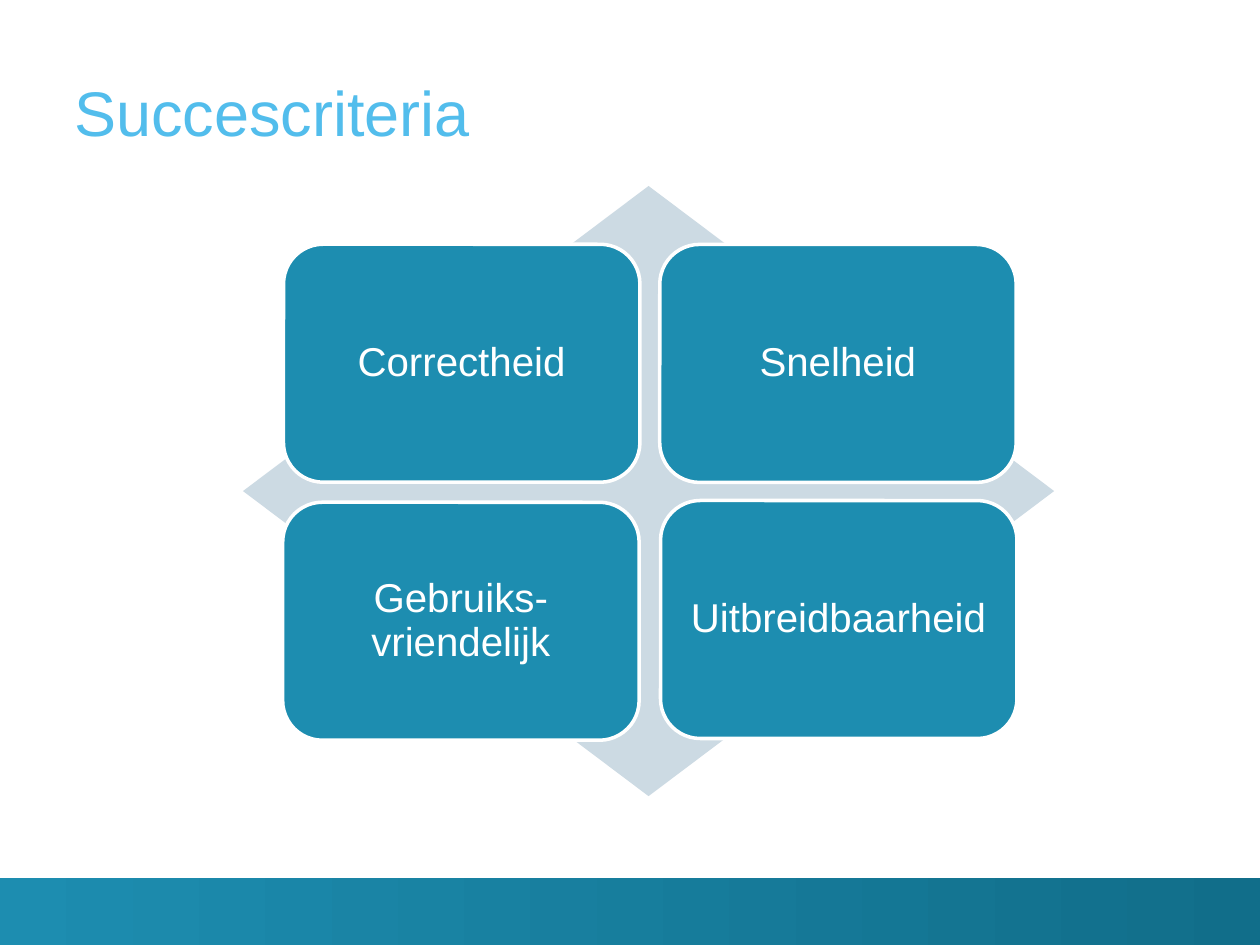
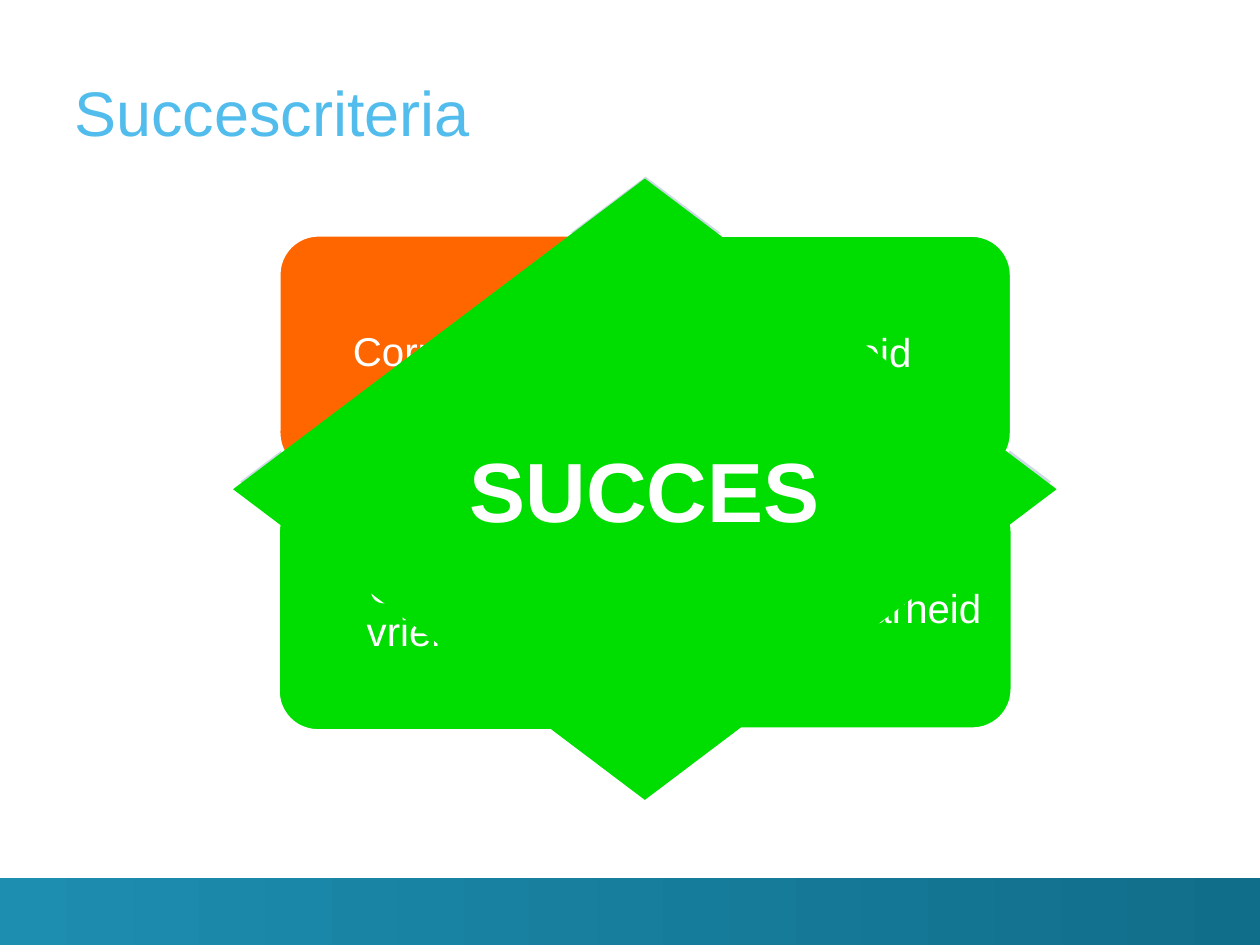
Before and after one commit to TomDeGroote/Bachelorproef, a slide deck: slide 20 of Paper/Finale Presentatie/presentatie.pptx (slide 11 before the commit). Drawn at 1260x945 pixels with LibreOffice and Linux fonts; fonts in the diff are those of the drawing; background and template pictures are left out. Boxes give left, top, right and bottom in pixels: in the first picture for what was removed or moved away, otherwise in the second. Text is boxed around its words. In the diff, an @@ line names an element or a change of style, - is before the commit and + after.

```diff
--- a/Paper/Finale Presentatie/presentatie.pptx
+++ b/Paper/Finale Presentatie/presentatie.pptx
@@ diamond added at (233,179,1057,800), fill #00DD00, 48 pt, text #FFFFFF, bold @@
+SUCCES
@@ diamond: place and size @@
-diamond at (243,186,1055,796)
+diamond at (241,176,1052,786)
@@ 4 texts, 4 rounded rectangles: place and size @@
-4 texts, 4 rounded rectangles at (282,244,1017,741)
+4 texts, 4 rounded rectangles at (278,234,1013,731)
@@ rounded rectangle at (278,234,635,472): fill #1D8DB0 to #FF6600 @@
@@ fill #1D8DB0 to #00DD00 in 3 elements at (656,491,1013,730), (655,236,1012,474), (278,493,635,731) @@
```
Also in this commit, not shown: 5 other slides changed, 2 slides added, 6 other files.
